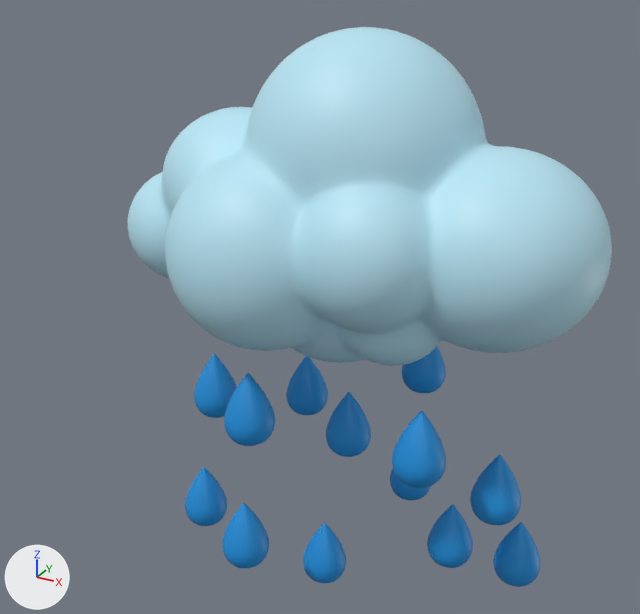
The FBX model Wasser/Assets/Models/Wasserkreislauf/regenwolke.fbx as it was, and as the next commit left it.
Both versions are drawn from a camera (50 mm lens) standing at (0.268, -0.275, 0.931) and looking at (0.049, 0.123, 0.732). The lights are fixed; the arrows at lower left show +X, +Y and +Z.

The scene before the commit, as lines of its bpy script (objects in view):
```python
me_mesh_003 = bpy.data.meshes.new('Mesh.003')
me_mesh_003.from_pydata(...)  # 11782 vertices, 16324 faces; spans x -0.132..0.136, y -0.087..0.089, z -0.232..0.098
# faces by material slot: [9668, 6656]
me_mesh_003.materials.append(mat_wolke)  # cyan #bae7f6
me_mesh_003.materials.append(mat_regen)  # blue #1891dc
ob_regenwolke = bpy.data.objects.new('Regenwolke', me_mesh_003)
ob_regenwolke.location = (0.0665, 0.1158, 0.7864)
```
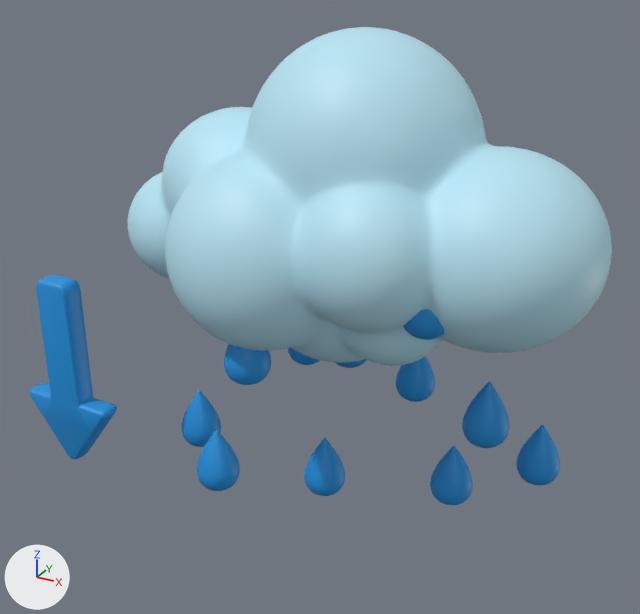
The newer file is also turned or shifted as a whole; pictures and numbers use the older file's frame.

Boxes [x1, y1, x2, y2] around the edits, measured in the pictures (640 x 614 px; the box of a moved part takes in the faces that stretch with it):
'Regenwolke', reshaped (20% wider, 15% shorter)
    before: [127, 27, 612, 587]
    after: [29, 27, 612, 505]
part 1 of me_mesh_003, moved or reshaped
    before: [286, 356, 328, 415]
    after: [335, 359, 367, 368]
part 2 of me_mesh_003, moved or reshaped
    before: [390, 468, 431, 501]
    after: [288, 347, 320, 365]
part 3 of me_mesh_003, moved or reshaped
    before: [470, 455, 521, 525]
    after: [462, 382, 509, 448]
part 4 of me_mesh_003, moved or reshaped
    before: [427, 504, 473, 568]
    after: [430, 446, 473, 505]
part 5 of me_mesh_003, moved or reshaped
    before: [222, 503, 269, 568]
    after: [197, 430, 240, 491]
part 6 of me_mesh_003, moved or reshaped (not visible afterwards)
    before: [185, 467, 227, 526]
part 7 of me_mesh_003, moved or reshaped
    before: [493, 522, 541, 587]
    after: [516, 425, 560, 486]
part 8 of me_mesh_003, moved or reshaped (not visible afterwards)
    before: [392, 411, 446, 488]
part 9 of me_mesh_003, added (blue)
    after: [29, 275, 117, 459]
part 10 of me_mesh_003, deleted (blue)
    before: [303, 523, 346, 583]
part 11 of me_mesh_003, moved or reshaped
    before: [194, 347, 446, 457]
    after: [181, 344, 435, 496]
part 12 of me_mesh_003, built on
    before: [394, 322, 412, 331]
    after: [394, 309, 444, 340]

The edits, one by one:
me_mesh_003 is used by ob_regenwolke; location (0.0665, 0.1158, 0.7864).
me_mesh_003 had 11782 vertices, 16324 faces and spanned x -0.132..0.136, y -0.087..0.089, z -0.232..0.098.
me_mesh_003 now has 12231 vertices, 16732 faces and spans x -0.169..0.136, y -0.087..0.089, z -0.168..0.098.
me_mesh_003 part 1: the loose piece of 514 vertices spanning x -0.06..-0.033, y 0.03..0.057, z -0.149..-0.107 is scaled about its middle by 0.901, then moved by (0.046, -0.032, 0.058).
me_mesh_003 part 2: the loose piece of 514 vertices spanning x 0.008..0.035, y 0.045..0.071, z -0.199..-0.158 is scaled about its middle by 0.901, then moved by (-0.068, -0.014, 0.085).
me_mesh_003 part 3: the loose piece of 514 vertices spanning x 0.081..0.107, y -0.013..0.013, z -0.153..-0.112 is scaled about its middle by 0.901, then moved by (-0.009, 0.0, 0.043).
me_mesh_003 part 4: the loose piece of 514 vertices spanning x 0.051..0.078, y 0.005..0.031, z -0.207..-0.165 is scaled about its middle by 0.901, then moved by (-0.002, 0.0, 0.041).
me_mesh_003 part 5: the loose piece of 514 vertices spanning x -0.048..-0.021, y -0.064..-0.037, z -0.197..-0.156 is scaled about its middle by 0.901, then moved by (-0.017, 0.0, 0.045).
me_mesh_003 part 6: the loose piece of 514 vertices spanning x -0.101..-0.074, y -0.029..-0.002, z -0.211..-0.169 is scaled about its middle by 0.901, then moved by (0.007, 0.007, 0.144).
me_mesh_003 part 7: the loose piece of 514 vertices spanning x 0.089..0.116, y 0.013..0.04, z -0.211..-0.17 is scaled about its middle by 0.901, then moved by (0.002, 0.015, 0.059).
me_mesh_003 part 8: the loose piece of 514 vertices spanning x 0.052..0.078, y -0.054..-0.027, z -0.114..-0.073 is scaled about its middle by 0.901, then moved by (-0.04, 0.102, 0.04).
me_mesh_003 part 9: a new loose piece of 449 vertices spanning x -0.169..-0.11, y -0.073..-0.06, z -0.148..-0.034, in mat_regen (blue #1891dc).
me_mesh_003 part 10: the loose piece of 514 vertices spanning x -0.021..0.006, y -0.017..0.009, z -0.232..-0.19 is deleted.
me_mesh_003 part 11: 4 vertices moved within x -0.005..0.03, y 0.003..0.07, z -0.143..-0.098; 2044 vertices removed from x -0.094..0.039, y -0.068..0.075, z -0.147..-0.069; 2044 vertices added at x -0.1..0.034, y -0.066..0.07, z -0.168..-0.037.
me_mesh_003 part 12: 1 vertex moved within x 0.056, y -0.047, z -0.028; 514 vertices added at x 0.053..0.077, y -0.053..-0.029, z -0.033..0.004.
